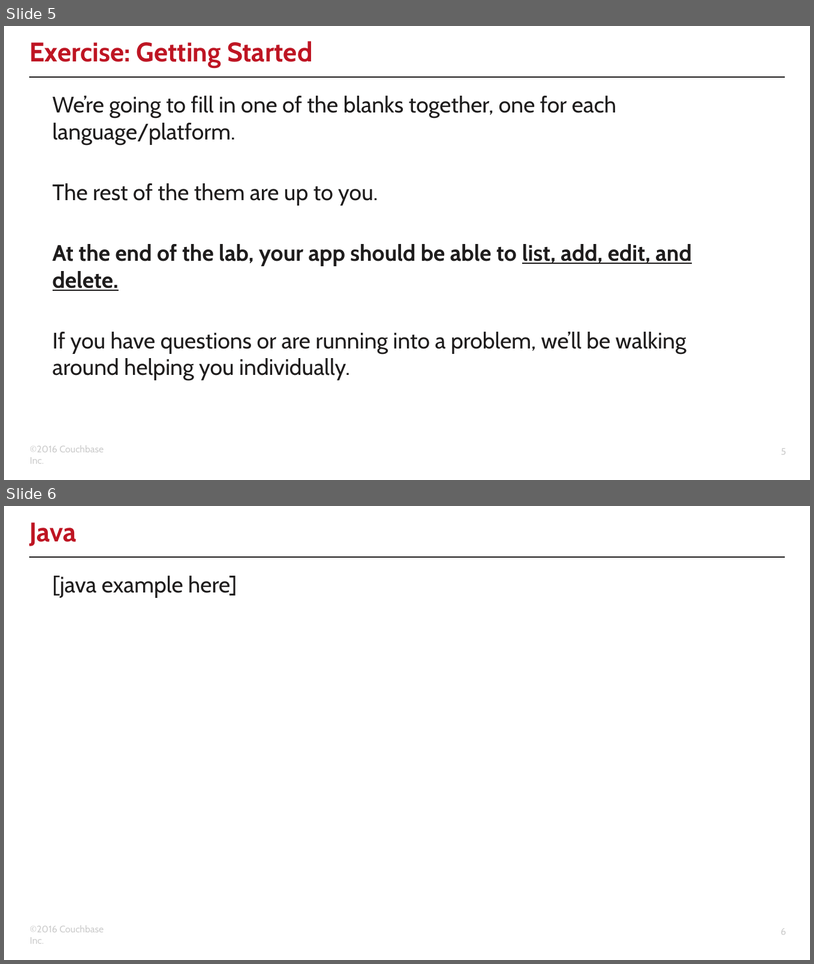
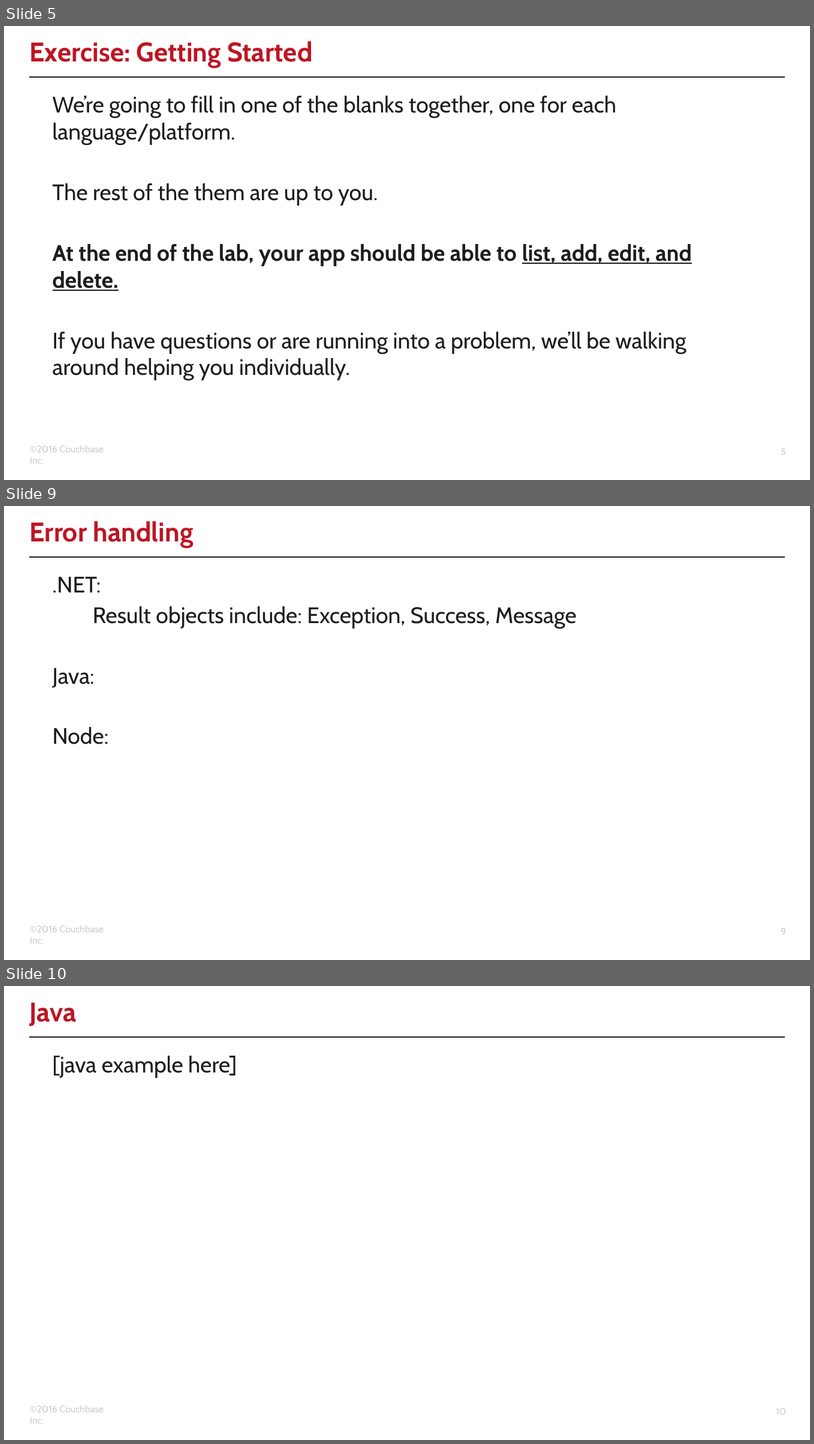
Before and after one commit to clint77/workshop, a slide deck: connect2016/developer/03/03.pptx. Shown one above the other, each under a label of ours: slides 5 and 6 before the commit, slides 5, 9 and 10 after it; the slides between them are not shown. The pictures are 814x964 and 814x1444 pixels, drawn with LibreOffice and Linux fonts; fonts in the diff are those of the drawing; background and template pictures are left out. Boxes give left, top, right and bottom in pixels: in the first picture for what was removed or moved away, otherwise in the second. Text is boxed around its words. In the diff, an @@ line names an element or a change of style, - is before the commit and + after.

```diff
--- a/connect2016/developer/03/03.pptx
+++ b/connect2016/developer/03/03.pptx
@@ slide 9 added at (4,506,810,960), background #FFFFFF; not listed: 3 template elements that a slide beside it also shows @@
@@ title added at (30,521,194,547), 24 pt, text #BE1523, bold @@
+Error handling
@@ text added at (53,577,577,744), 20 pt, text #1E1C1C @@
+.NET:
+Result objects include: Exception, Success, Message
+Java:
+Node:
@@ what was slide 6 is now slide 10 @@
@@ page number at (776,1408,786,1414): text changed @@
-6
+10
```
Also in this commit, not shown: 1 slide changed, 3 other slides added, 15 other files.
